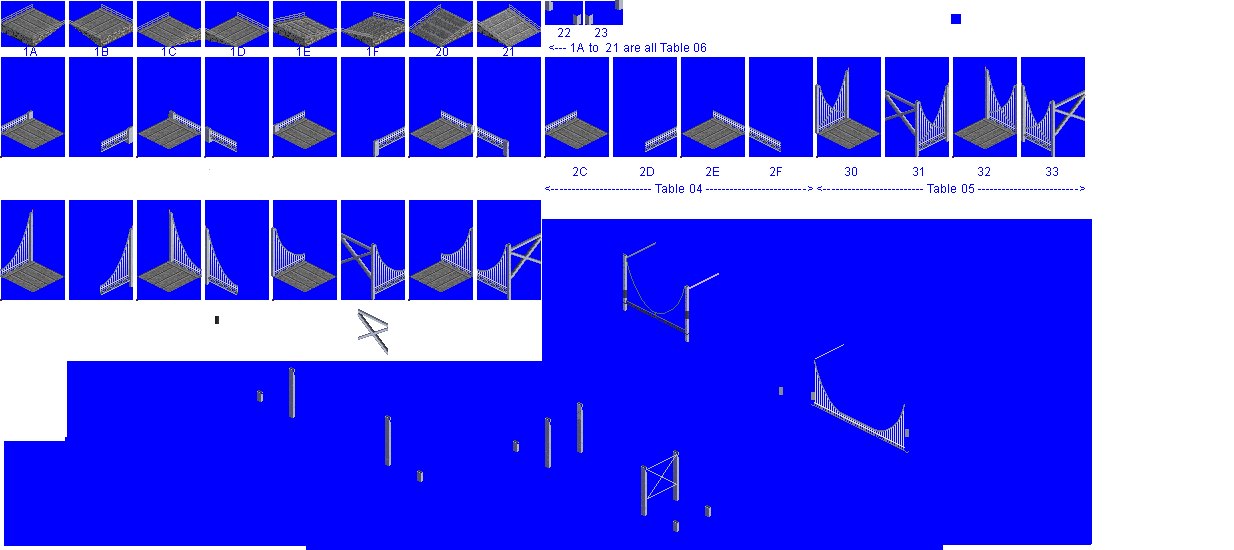
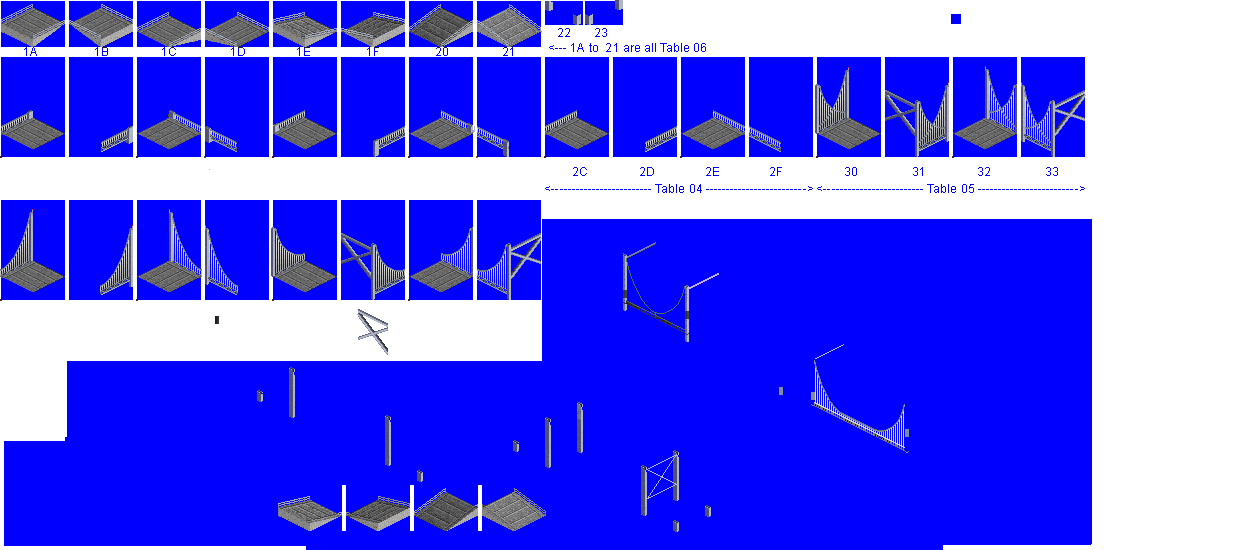
Comparing the layer stacks of the two 1234 × 550 images. Changes:
renamed "Pasted Layer #1" to "glander silver", painted on it over [1, 4, 541, 47]
painted on "Pasted Layer #4" over [1, 4, 944, 531]
hid "glander" over [1, 4, 1051, 289]
hid "newbase", painted on it over [1, 4, 1051, 493]
